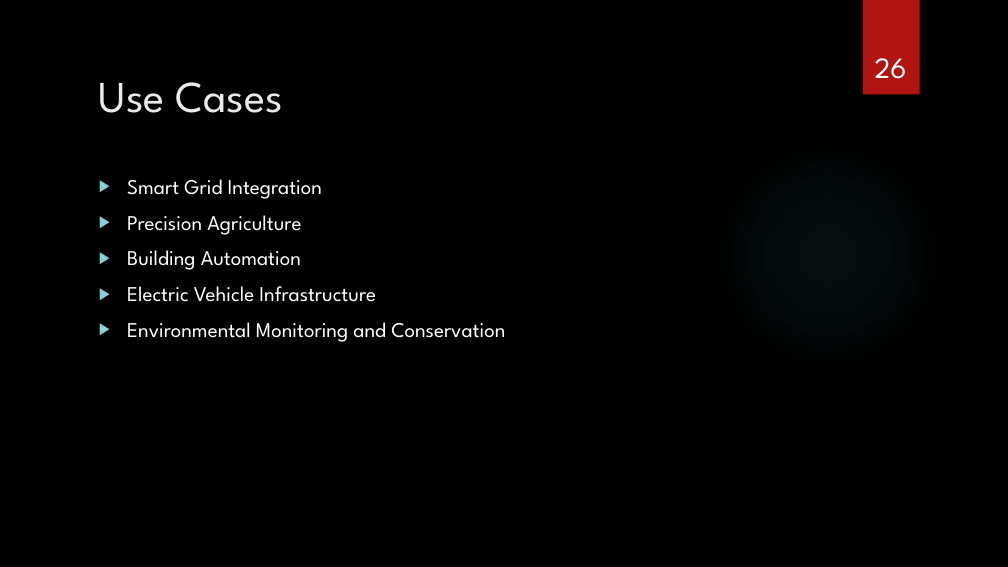
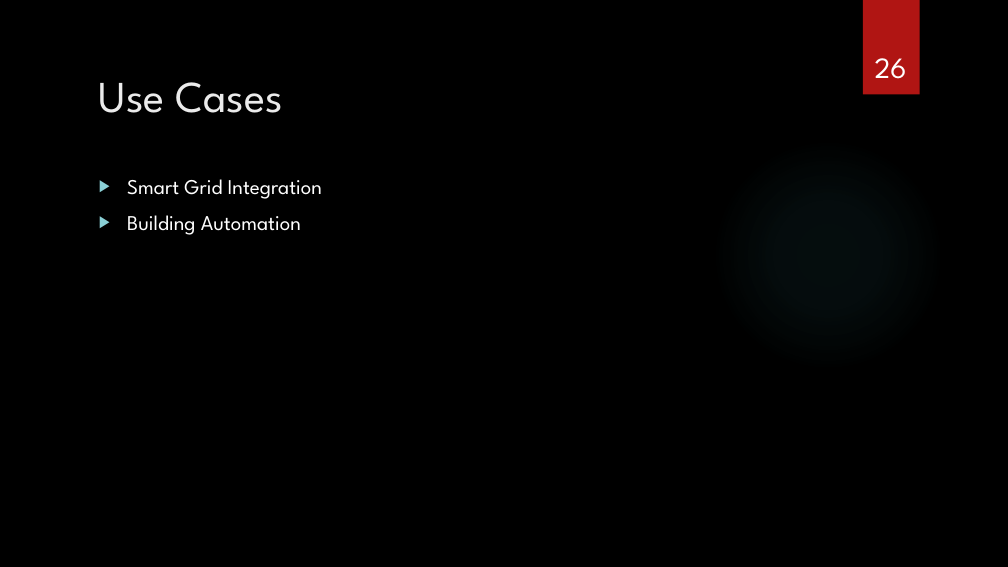
Before and after one commit to spaggiari65/present, a slide deck: slide 26 of Chapter12.pptx. Drawn at 1008x567 pixels with LibreOffice and Linux fonts; fonts in the diff are those of the drawing; background and template pictures are left out. Boxes give left, top, right and bottom in pixels: in the first picture for what was removed or moved away, otherwise in the second. Text is boxed around its words. In the diff, an @@ line names an element or a change of style, - is before the commit and + after.

```diff
--- a/Chapter12.pptx
+++ b/Chapter12.pptx
@@ text at box(127, 215, 301, 235): paragraph removed @@
-▶ Precision Agriculture
@@ text at box(127, 286, 505, 342): paragraphs removed @@
-▶ Electric Vehicle Infrastructure
-▶ Environmental Monitoring and Conservation
```
Also in this commit, not shown: 8 other slides changed, 4 slides added.
